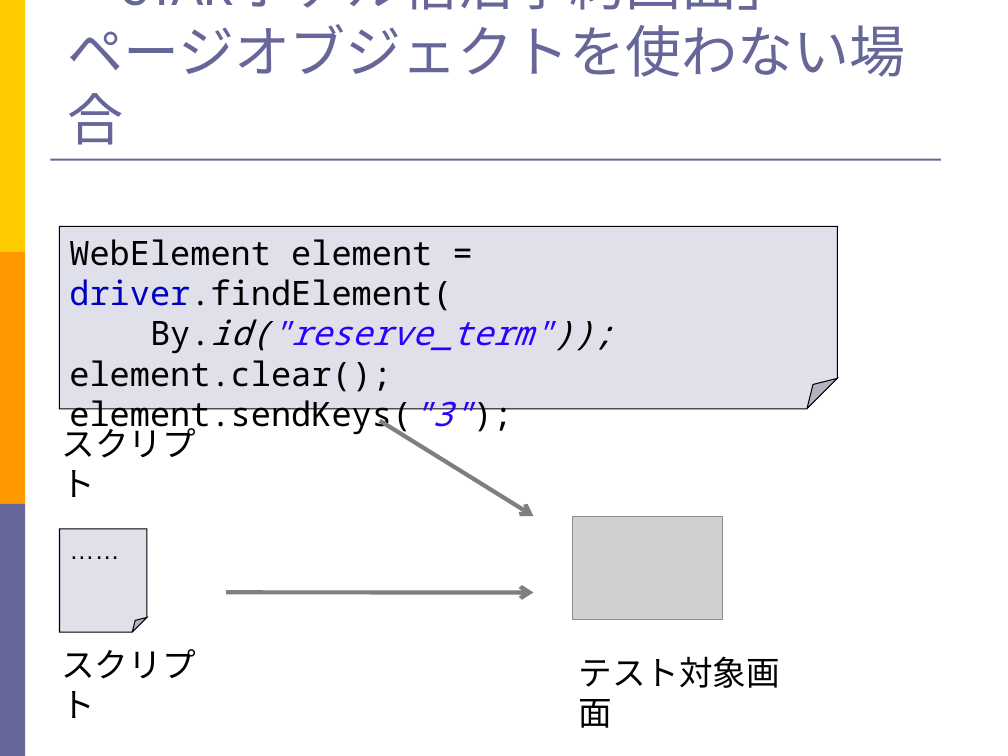
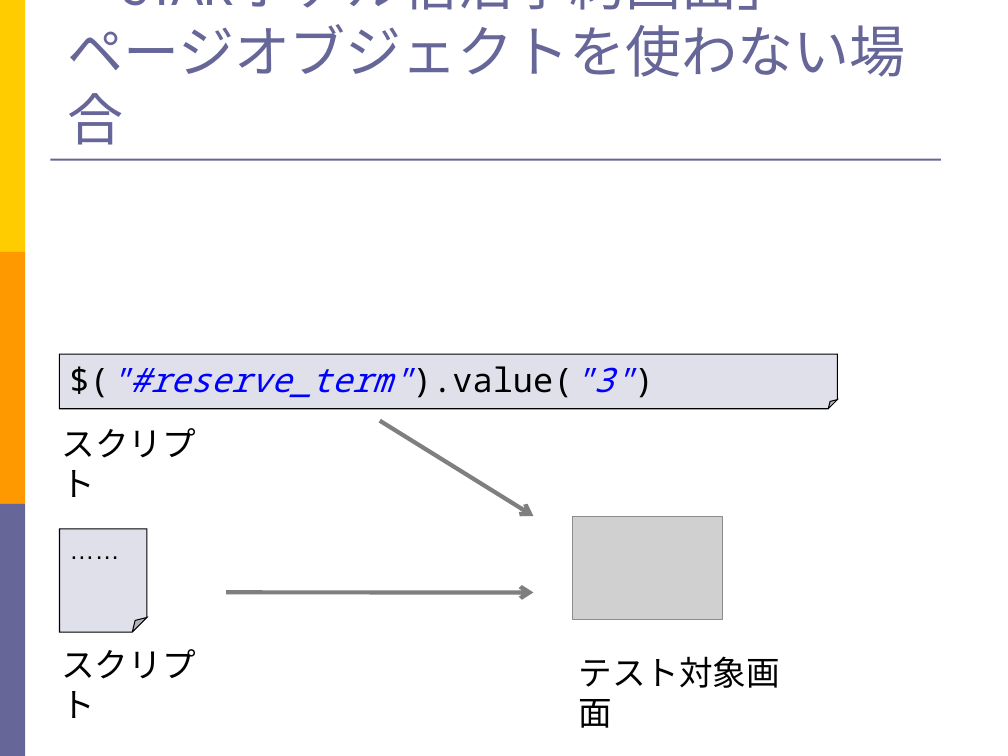
Before and after one commit to takuY-U2/STARHotel, a slide deck: slide 39 of docs/SlideGeb.ppt. Drawn at 1008x756 pixels with LibreOffice and Linux fonts; fonts in the diff are those of the drawing; grey boxes stand for pictures. Boxes give left, top, right and bottom in pixels: in the first picture for what was removed or moved away, otherwise in the second. Text is boxed around its words. In the diff, an @@ line names an element or a change of style, - is before the commit and + after.

```diff
--- a/docs/SlideGeb.ppt
+++ b/docs/SlideGeb.ppt
@@ folded corner "$("#reserve_term").value("3")": place and size @@
-folded corner "$("#reserve_term").value("3")" at (59,226,838,408)
+folded corner "$("#reserve_term").value("3")" at (59,354,838,408)
@@ text in folded corner at (110,366,634,398): text changed; text colour #000000 to #0000FF; italic on @@
-WebElement element = driver.findElement(
-By.id("reserve_term"));
-element.clear();
-element.sendKeys("3");
+$("#reserve_term").value("3")
```
Also in this commit, not shown: 6 other slides changed, 22 other files.
